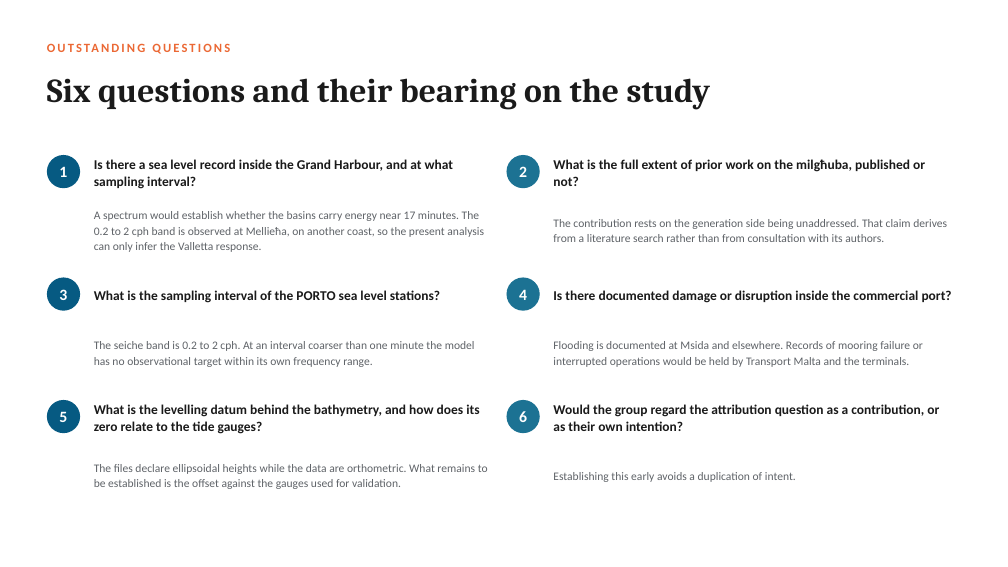
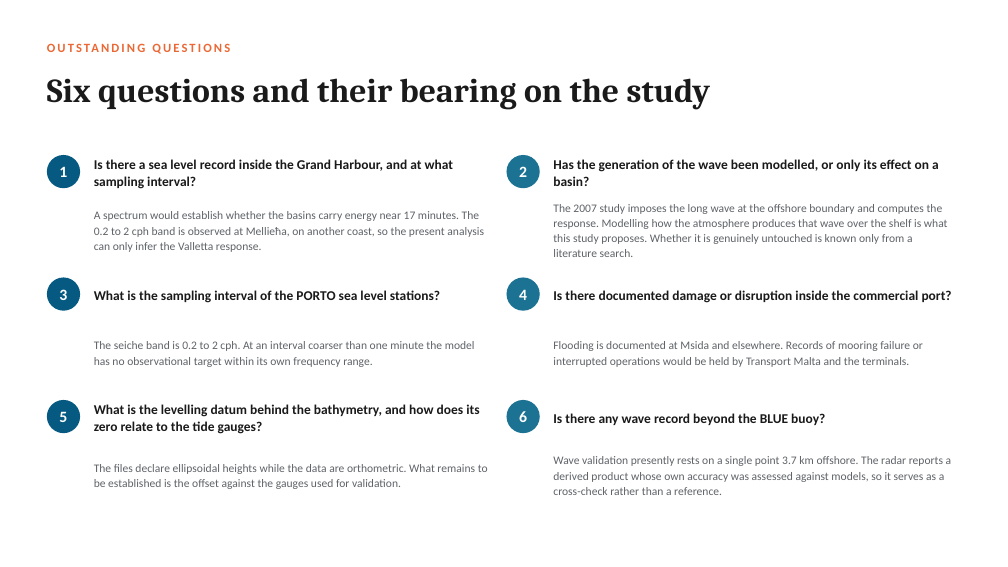
Before and after one commit to cicero-martins/MaltaDT, a slide deck: slide 10 of docs/valletta_model_concept_2026-09-25.pptx. Drawn at 1008x567 pixels with LibreOffice and Linux fonts; fonts in the diff are those of the drawing. Boxes give left, top, right and bottom in pixels: in the first picture for what was removed or moved away, otherwise in the second. Text is boxed around its words. In the diff, an @@ line names an element or a change of style, - is before the commit and + after.

```diff
--- a/docs/valletta_model_concept_2026-09-25.pptx
+++ b/docs/valletta_model_concept_2026-09-25.pptx
@@ text at (553, 159, 939, 186): text changed @@
-What is the full extent of prior work on the milgħuba, published or not?
+Has the generation of the wave been modelled, or only its effect on a basin?
@@ text at (553, 204, 948, 257): text changed @@
-The contribution rests on the generation side being unaddressed. That claim derives from a literature search rather than from consultation with its authors.
+The 2007 study imposes the long wave at the offshore boundary and computes the response. Modelling how the atmosphere produces that wave over the shelf is what this study proposes. Whether it is genuinely untouched is known only from a literature search.
@@ text at (553, 413, 825, 425): text changed @@
-Would the group regard the attribution question as a contribution, or as their own intention?
+Is there any wave record beyond the BLUE buoy?
@@ text at (553, 456, 952, 495): text changed @@
-Establishing this early avoids a duplication of intent.
+Wave validation presently rests on a single point 3.7 km offshore. The radar reports a derived product whose own accuracy was assessed against models, so it serves as a cross-check rather than a reference.
```
Also in this commit, not shown: 1 other slide changed, 1 other file.
